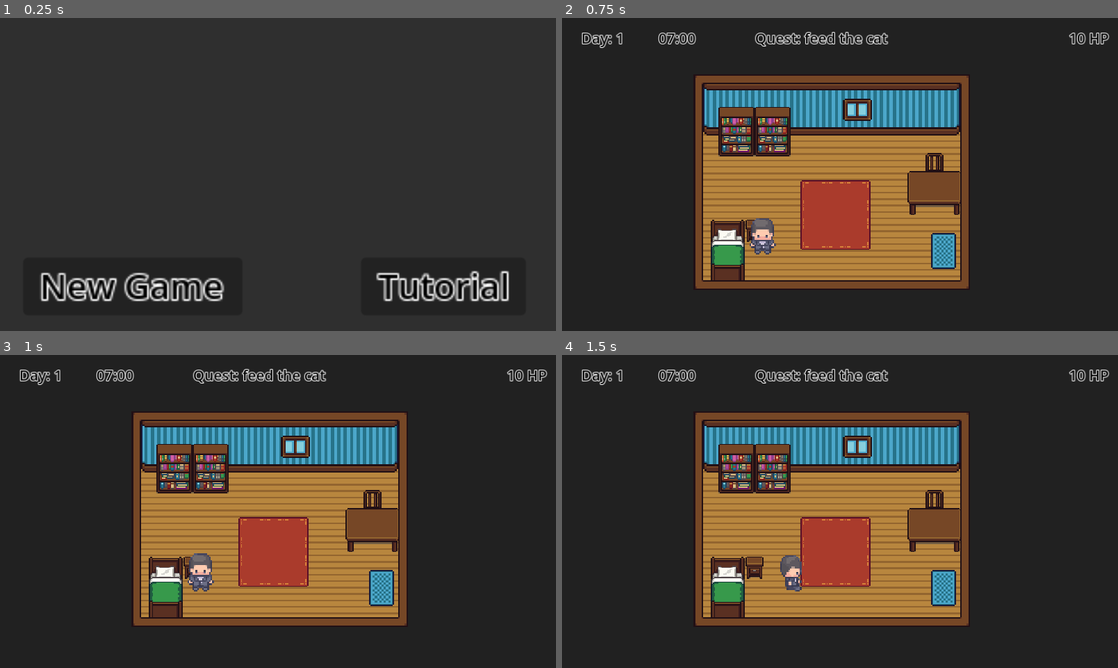
Above: before the commit, frames 1-4 (two rows, left to right).
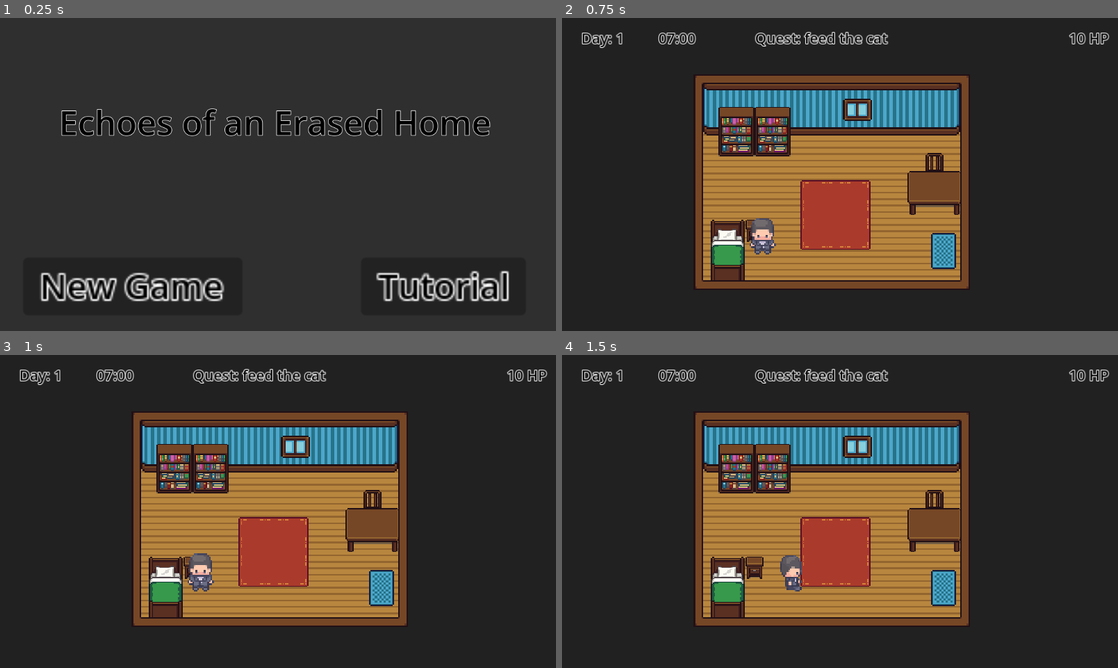
Above: after the commit, the same moments.

Repository: Poppo9/wild-jam-78
Game: Godot game, scene res://scenes/main_menu.tscn
Same seed, same stepped clock (60 frames per second), same inputs: the game is played once before the commit and once after it. Sound files missing from this copy of the repository are replaced by a short silence.
Inputs:
- Up to frame 1 (0.25 s): no input
- Up to frame 2 (0.75 s): click "New Game" at 0.5 s
- Up to frame 3 (1 s): no input
- Up to frame 4 (1.5 s): hold Right (ui_right) from 1.28 s (still down)

The runs differ from the first frame. In frame 1, 2.7% of the frame differs, in the area x 11-89%, y 28-38%; in frame 2, nothing differs; in frame 3, nothing differs; in frame 4, nothing differs.

Commit message:
Fix cucina

Diff:
--- a/scenes/Cucina.tscn
+++ b/scenes/Cucina.tscn
@@ -52,7 +52,7 @@
 9:7/0 = 0
 5:3/size_in_atlas = Vector2i(2, 3)
 5:3/0 = 0
-5:3/0/y_sort_origin = 3
+5:3/0/y_sort_origin = 4
 3:4/0 = 0
 3:4/0/y_sort_origin = 1
 3:5/0 = 0
@@ -96,6 +96,16 @@
 sources/2 = SubResource("TileSetAtlasSource_tsr6m")
 sources/9 = SubResource("TileSetAtlasSource_gnntu")
 
+[sub_resource type="TileSetAtlasSource" id="TileSetAtlasSource_pw24y"]
+texture = ExtResource("5_u5liy")
+separation = Vector2i(1, 1)
+0:10/0 = 0
+0:10/0/y_sort_origin = 6
+1:10/0 = 0
+
+[sub_resource type="TileSet" id="TileSet_gm1lw"]
+sources/0 = SubResource("TileSetAtlasSource_pw24y")
+
 [sub_resource type="TileSetAtlasSource" id="TileSetAtlasSource_rnmjy"]
 texture = ExtResource("5_u5liy")
 separation = Vector2i(1, 1)
@@ -105,16 +115,6 @@
 [sub_resource type="TileSet" id="TileSet_np4am"]
 sources/0 = SubResource("TileSetAtlasSource_rnmjy")
 
-[sub_resource type="TileSetAtlasSource" id="TileSetAtlasSource_pw24y"]
-texture = ExtResource("5_u5liy")
-separation = Vector2i(1, 1)
-0:10/0 = 0
-0:10/0/y_sort_origin = 4
-1:10/0 = 0
-
-[sub_resource type="TileSet" id="TileSet_gm1lw"]
-sources/0 = SubResource("TileSetAtlasSource_pw24y")
-
 [sub_resource type="TileSetAtlasSource" id="TileSetAtlasSource_6xkhc"]
 texture = ExtResource("5_b5u37")
 5:3/size_in_atlas = Vector2i(2, 2)
@@ -162,17 +162,17 @@
 tile_map_data = PackedByteArray("AAAAAAAAAQAFAAMAAAABAAAAAQADAAQAAAD//wAAAQADAAUAAAAAAP7/CQAGAAoAAAABAP7/CQAHAAoAAAACAP7/CQAHAAgAAAADAP7/CQAHAAgAAAAFAP7/CQAWAAUAAAA=")
 tile_set = SubResource("TileSet_gesew")
 
+[node name="TileMapLayer3" type="TileMapLayer" parent="."]
+y_sort_enabled = true
+position = Vector2(13, -2)
+tile_map_data = PackedByteArray("AAAEAP7/AAAAAAoAAAA=")
+tile_set = SubResource("TileSet_gm1lw")
+
 [node name="Frigorifero" type="TileMapLayer" parent="."]
 y_sort_enabled = true
 position = Vector2(0, 17)
 tile_map_data = PackedByteArray("AAD///3/AAAVABMAAAA=")
 tile_set = SubResource("TileSet_np4am")
-
-[node name="TileMapLayer3" type="TileMapLayer" parent="."]
-y_sort_enabled = true
-position = Vector2(13, -2)
-tile_map_data = PackedByteArray("AAAEAP7/AAAAAAoAAAA=")
-tile_set = SubResource("TileSet_gm1lw")
 
 [node name="TileMapLayer4" type="TileMapLayer" parent="."]
 scale = Vector2(0.7, 0.7)
--- a/scenes/main_menu.tscn
+++ b/scenes/main_menu.tscn
@@ -1,7 +1,12 @@
-[gd_scene load_steps=4 format=3 uid="uid://dkokvykw1i5fk"]
+[gd_scene load_steps=5 format=3 uid="uid://dkokvykw1i5fk"]
 
 [ext_resource type="Script" path="res://scripts/main_menu.gd" id="1_4eydl"]
 [ext_resource type="Texture2D" uid="uid://bmqsgnqj3mtrh" path="res://assets/background.png" id="2_8vhoa"]
+
+[sub_resource type="LabelSettings" id="LabelSettings_v3mli"]
+font_size = 100
+font_color = Color(0, 0, 0, 1)
+outline_size = 6
 
 [sub_resource type="LabelSettings" id="LabelSettings_tp0hm"]
 font_size = 30
@@ -14,6 +19,19 @@
 
 [node name="sfondo" type="Sprite2D" parent="."]
 texture = ExtResource("2_8vhoa")
+
+[node name="TITLE" type="Label" parent="."]
+z_index = 1
+texture_filter = 2
+offset_left = -426.0
+offset_top = -211.0
+offset_right = 848.0
+offset_bottom = 161.0
+scale = Vector2(0.703209, 0.703209)
+text = "Echoes of an Erased Home"
+label_settings = SubResource("LabelSettings_v3mli")
+horizontal_alignment = 1
+vertical_alignment = 1
 
 [node name="Button" type="Button" parent="."]
 offset_left = -500.0
